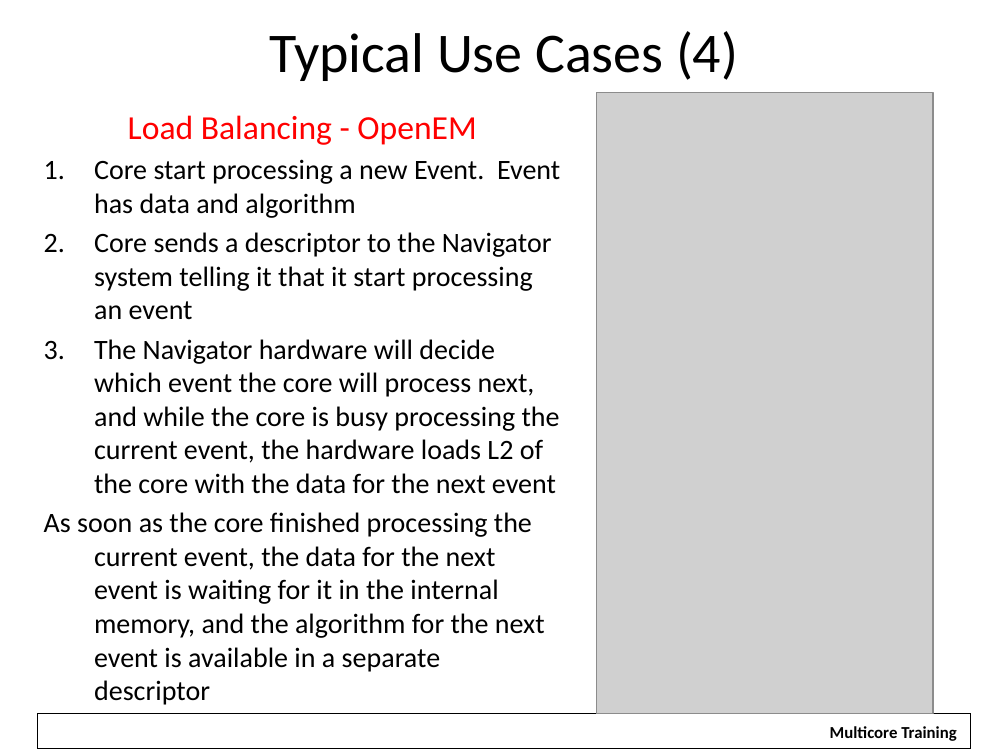
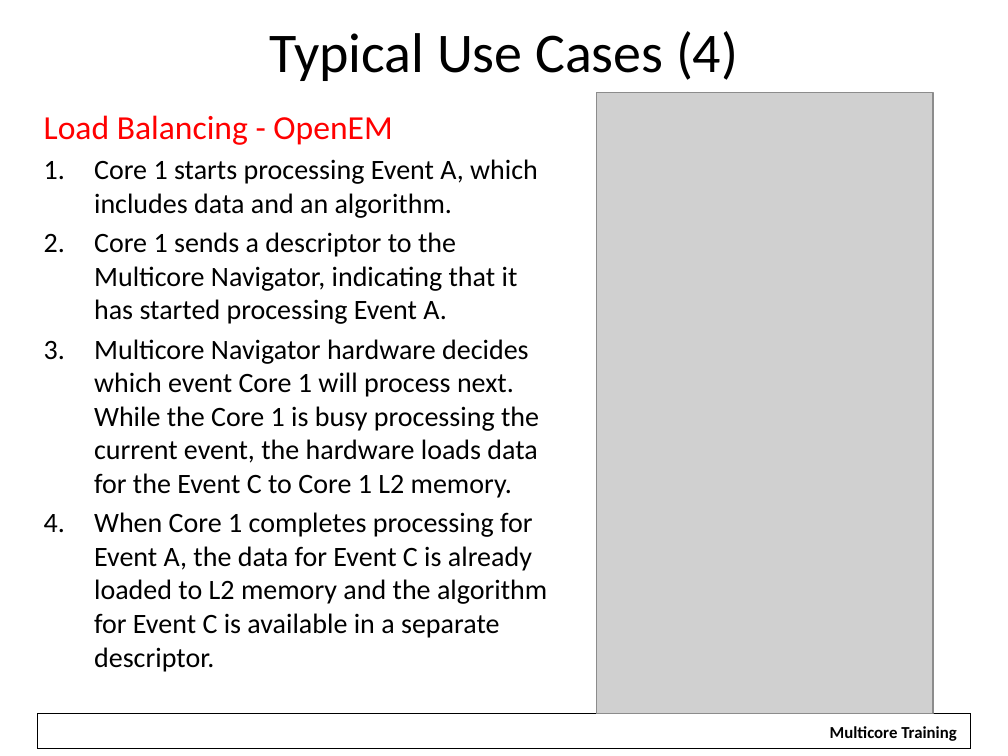
Before and after one commit to hari1989/keystone-workshop, a slide deck: slide 10 of slides/KeyStone Multicore Navigator.pptx (slide 9 before the commit). Drawn at 1008x756 pixels with LibreOffice and Linux fonts; fonts in the diff are those of the drawing; grey boxes stand for pictures; background and template pictures are left out. Boxes give left, top, right and bottom in pixels: in the first picture for what was removed or moved away, otherwise in the second. Text is boxed around its words. In the diff, an @@ line names an element or a change of style, - is before the commit and + after.

```diff
--- a/slides/KeyStone Multicore Navigator.pptx
+++ b/slides/KeyStone Multicore Navigator.pptx
@@ text at [44, 115, 392, 145]: alignment centre to left @@
@@ text at [94, 159, 547, 672]: text changed @@
-1. Core start processing a new Event. Event has data and algorithm
-2. Core sends a descriptor to the Navigator system telling it that it start processing an event
-3. The Navigator hardware will decide which event the core will process next, and while the core is busy processing the current event, the hardware loads L2 of the core with the data for the next event
-As soon as the core finished processing the current event, the data for the next event is waiting for it in the internal memory, and the algorithm for the next event is available in a separate descriptor
+1. Core 1 starts processing Event A, which includes data and an algorithm.
+2. Core 1 sends a descriptor to the Multicore Navigator, indicating that it has started processing Event A.
+3. Multicore Navigator hardware decides which event Core 1 will process next. While the Core 1 is busy processing the current event, the hardware loads data for the Event C to Core 1 L2 memory.
+4. When Core 1 completes processing for Event A, the data for Event C is already loaded to L2 memory and the algorithm for Event C is available in a separate descriptor.
```
Also in this commit, not shown: 46 other slides changed, 1 slide added, 2 other files.
